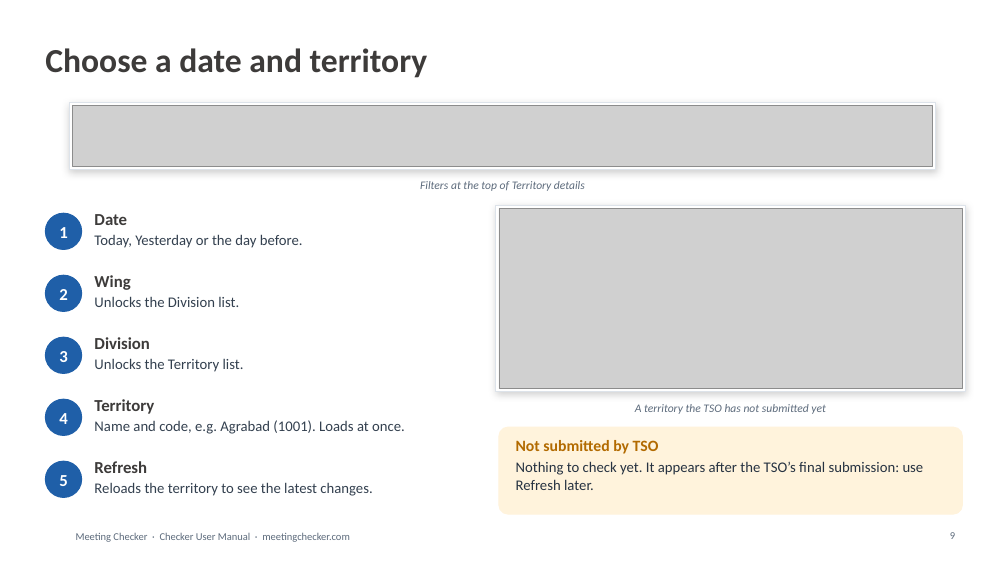
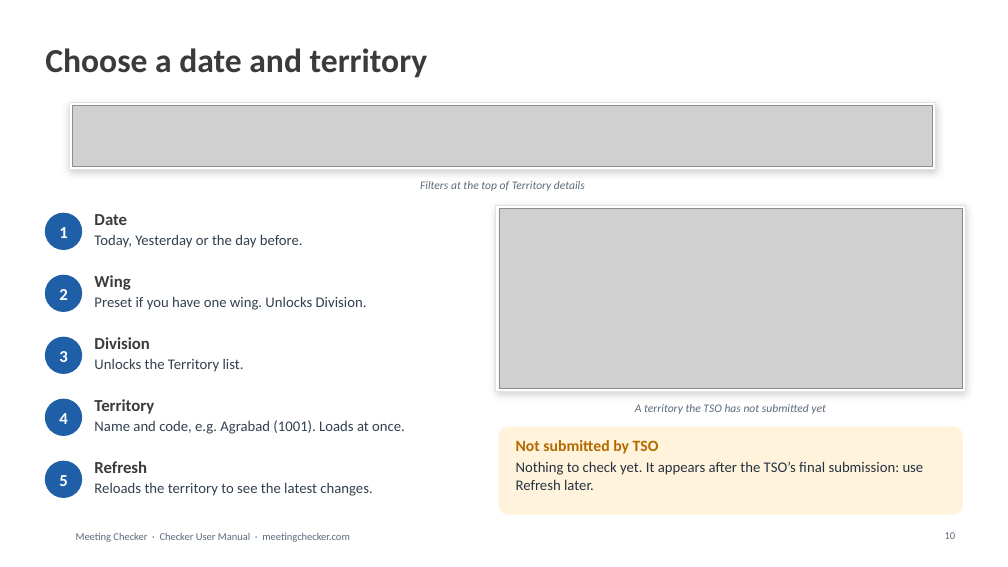
Before and after one commit to asefameerador96-ctrl/Meeting-Checker, a slide deck: slide 10 of docs/user-manuals/Meeting_Checker_Checker_User_Manual.pptx (slide 9 before the commit). Drawn at 1008x567 pixels with LibreOffice and Linux fonts; fonts in the diff are those of the drawing; grey boxes stand for pictures; background and template pictures are left out. Boxes give left, top, right and bottom in pixels: in the first picture for what was removed or moved away, otherwise in the second. Text is boxed around its words. In the diff, an @@ line names an element or a change of style, - is before the commit and + after.

```diff
--- a/docs/user-manuals/Meeting_Checker_Checker_User_Manual.pptx
+++ b/docs/user-manuals/Meeting_Checker_Checker_User_Manual.pptx
@@ text at [94,296,367,310]: text changed @@
-Unlocks the Division list.
+Preset if you have one wing. Unlocks Division.
@@ page number at [945,532,956,539]: text changed @@
-9
+10
```
Also in this commit, not shown: 4 other slides changed, 1 slide added, 24 other files.
